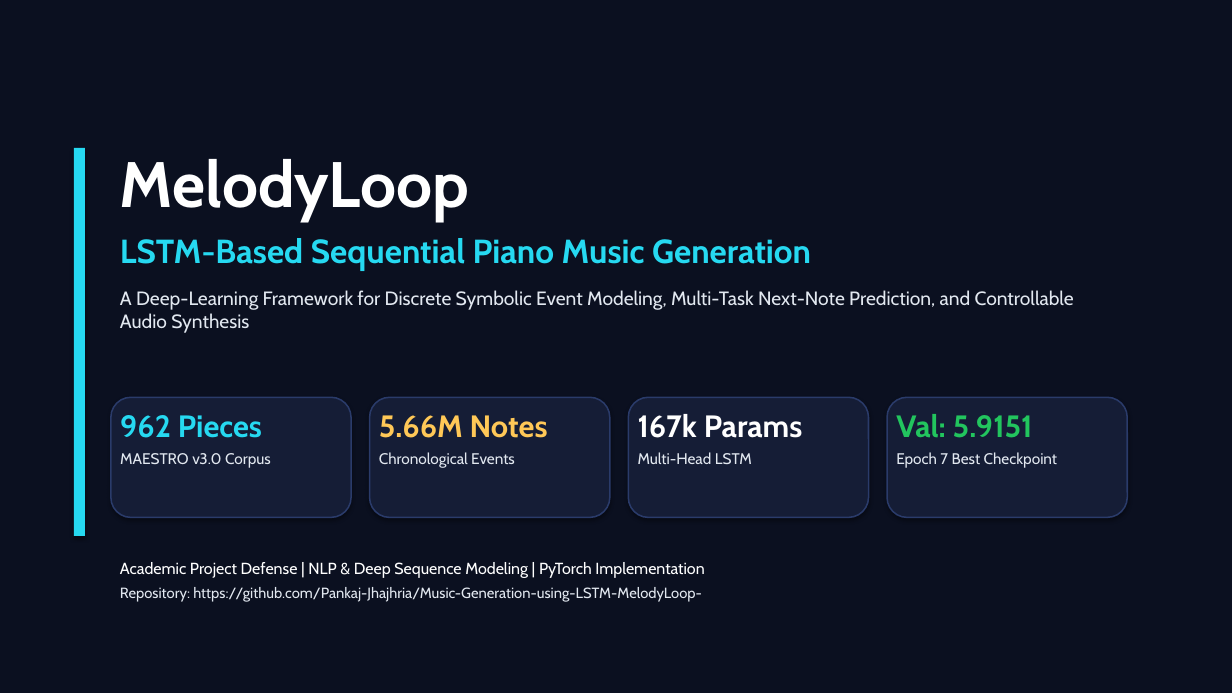
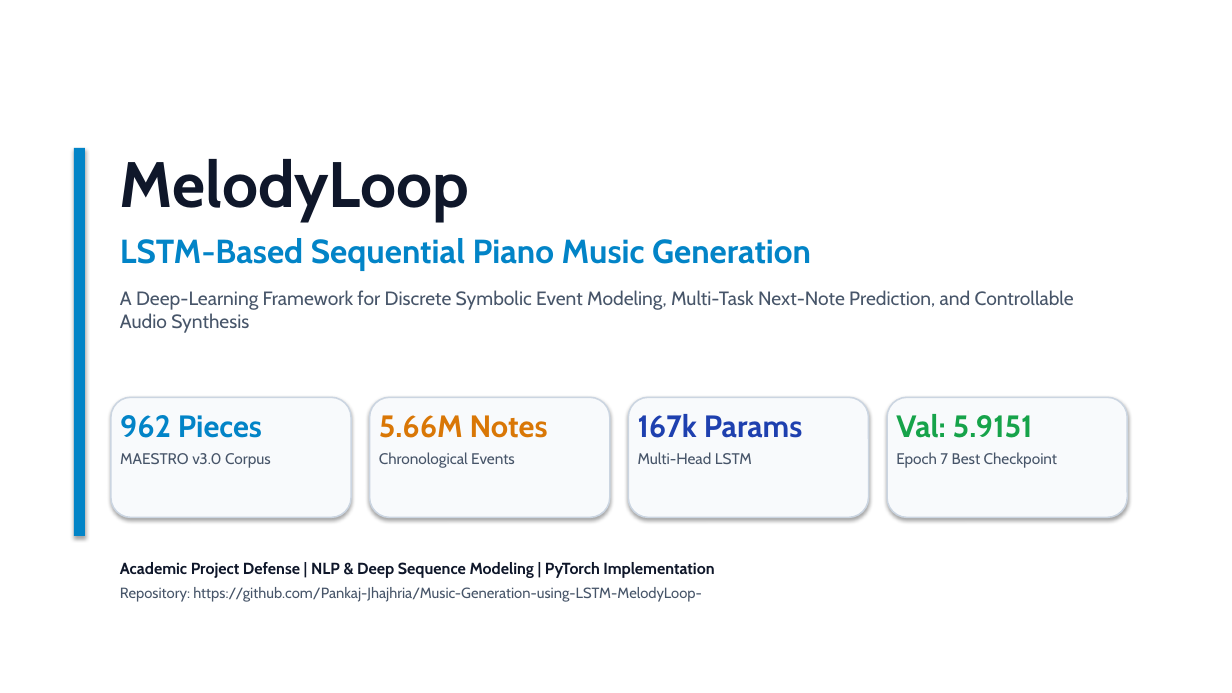
Before and after one commit to Pankaj-Jhajhria/Music-Generation-using-LSTM-MelodyLoop-, a slide deck: slide 1 of MelodyLoop_Presentation_Professional.pptx. Drawn at 1232x693 pixels with LibreOffice and Linux fonts; fonts in the diff are those of the drawing. Boxes give left, top, right and bottom in pixels: in the first picture for what was removed or moved away, otherwise in the second. Text is boxed around its words. In the diff, an @@ line names an element or a change of style, - is before the commit and + after.

Commit message:
feat(presentation): Transform presentation deck to clean academic white background theme

```diff
--- a/MelodyLoop_Presentation_Professional.pptx
+++ b/MelodyLoop_Presentation_Professional.pptx
@@ rectangle at (0, 0, 1232, 693): fill #0B1020 to #FFFFFF @@
@@ rectangle at (74, 148, 85, 536): fill #26D9F1 to #0284C7 @@
@@ text "MelodyLoop" at (120, 159, 1074, 333): text colour #FFFFFF to #0F172A in "MelodyLoop"; text colour #26D9F1 to #0284C7 in "LSTM-Based Sequential Piano Music Generation"; text colour #E2E8F0 to #475569 in "A Deep-Learning Framework for Discrete Symbolic Event ..." @@
@@ fill #151D36 to #F8FAFC; outline #2A3B6A 1.2 pt to #CBD5E1 1.2 pt in 4 elements at (370, 397, 610, 518), (628, 397, 869, 518), (887, 397, 1128, 518), (111, 397, 351, 518) @@
@@ text "962 Pieces" at (120, 415, 271, 468): text colour #26D9F1 to #0284C7 in "962 Pieces"; text colour #E2E8F0 to #475569 in "MAESTRO v3.0 Corpus" @@
@@ text "5.66M Notes" at (379, 415, 548, 468): text colour #FFC857 to #D97706 in "5.66M Notes"; text colour #E2E8F0 to #475569 in "Chronological Events" @@
@@ text "167k Params" at (638, 414, 803, 464): text colour #FFFFFF to #1E40AF in "167k Params"; text colour #E2E8F0 to #475569 in "Multi-Head LSTM" @@
@@ text "Val: 5.9151" at (896, 414, 1058, 468): text colour #22C55E to #16A34A in "Val: 5.9151"; text colour #E2E8F0 to #475569 in "Epoch 7 Best Checkpoint" @@
@@ text "Academic Project Defense | NLP ..." at (120, 562, 714, 602): text colour #FFFFFF to #0F172A, bold on in "Academic Project Defense | NLP & Deep ..."; text colour #E2E8F0 to #475569 in "Repository: https://github.com/Pankaj-Jhajhria/Music-Generat ..." @@
```
Also in this commit, not shown: 16 other slides changed, 3 other files.
